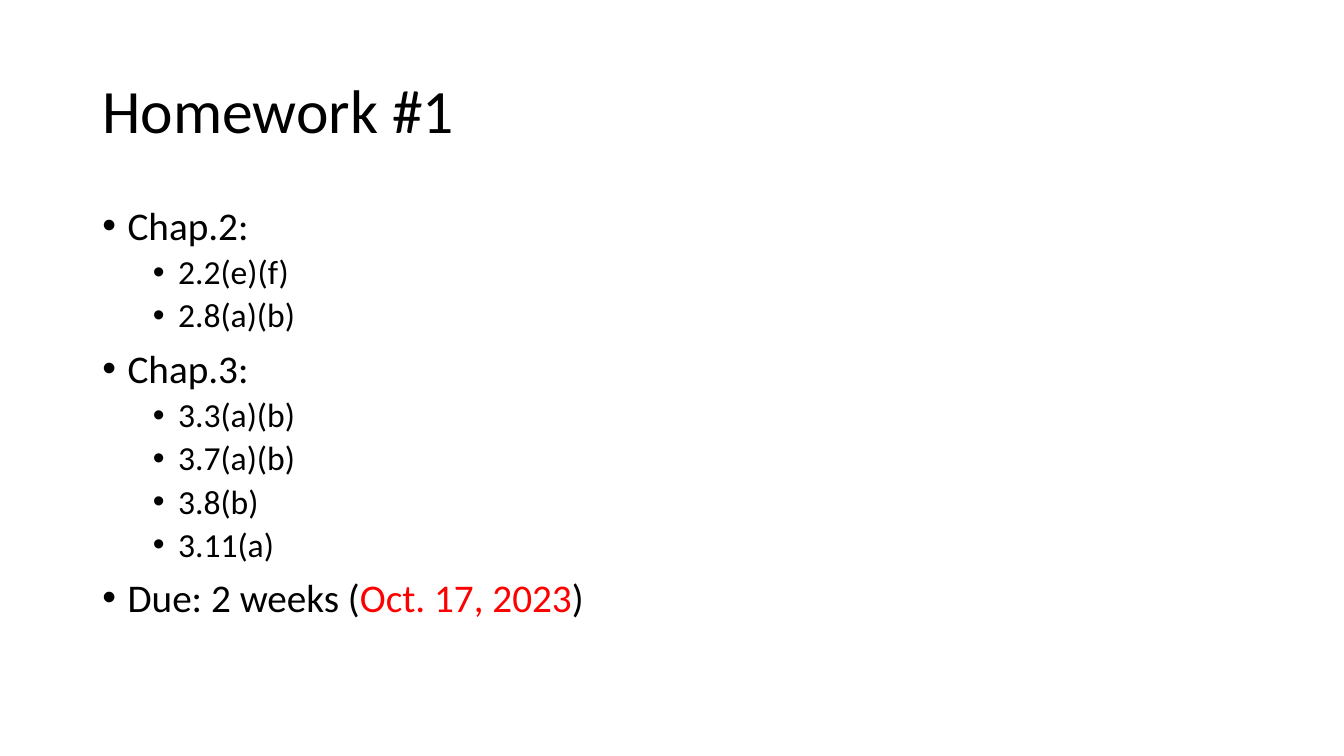
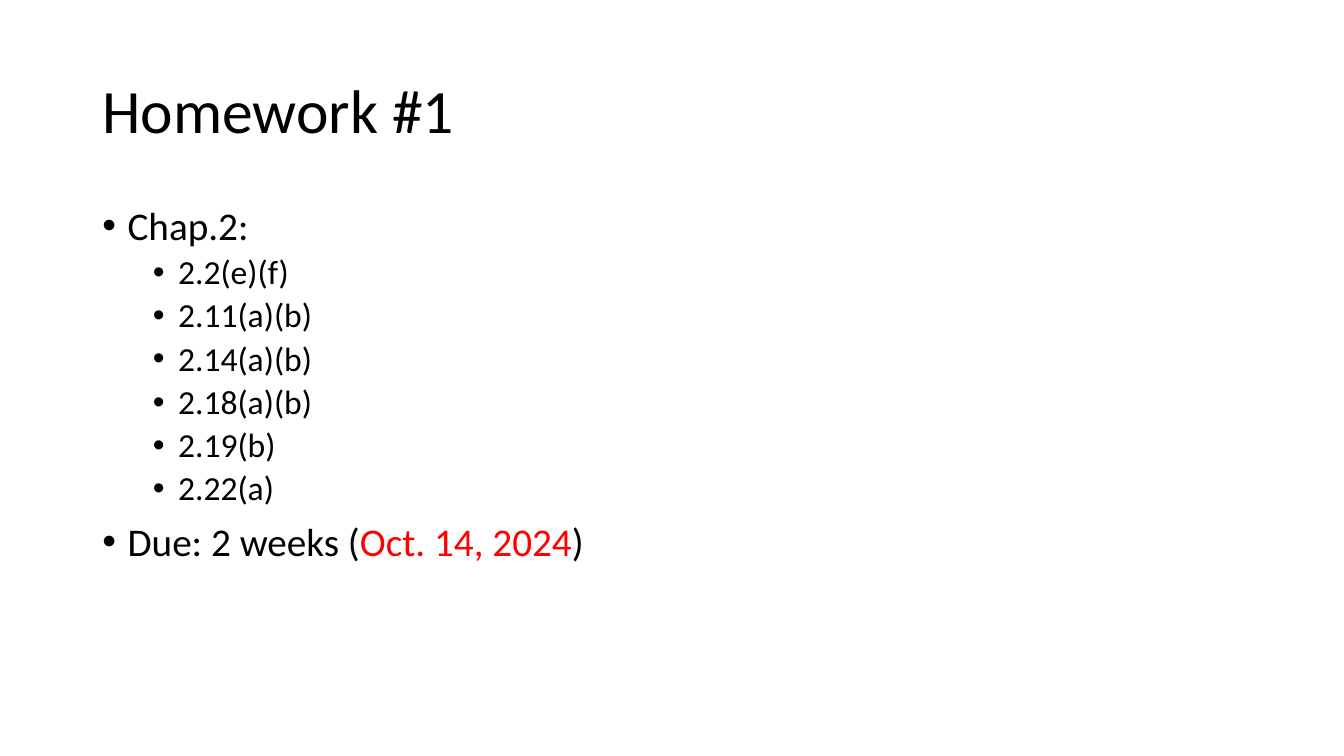
Before and after one commit to chriswjh/chriswjh.github.io, a slide deck: slide 2 of EDM/HW1.pptx. Drawn at 1344x756 pixels with LibreOffice and Linux fonts; fonts in the diff are those of the drawing. Boxes give left, top, right and bottom in pixels: in the first picture for what was removed or moved away, otherwise in the second. Text is boxed around its words. In the diff, an @@ line names an element or a change of style, - is before the commit and + after.

```diff
--- a/EDM/HW1.pptx
+++ b/EDM/HW1.pptx
@@ text at (x1=128, y1=302, x2=583, y2=562): text changed @@
-  • 2.8(a)(b)
-• Chap.3:
-  • 3.3(a)(b)
-  • 3.7(a)(b)
-  • 3.8(b)
-  • 3.11(a)
-• Due: 2 weeks (Oct. 17, 2023)
+  • 2.11(a)(b)
+  • 2.14(a)(b)
+  • 2.18(a)(b)
+  • 2.19(b)
+  • 2.22(a)
+• Due: 2 weeks (Oct. 14, 2024)
```
Also in this commit, not shown: 6 other slides changed, 4 other files.
